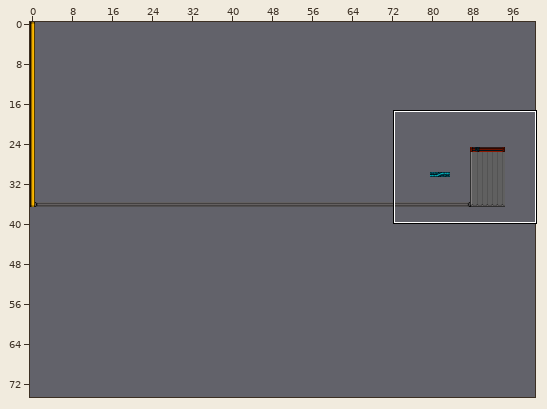
Tiled map: megamen/assets/leveldesign.tmx. Above: a wide view before the commit, with the close-up outlined.
Close-up. First the earlier version:
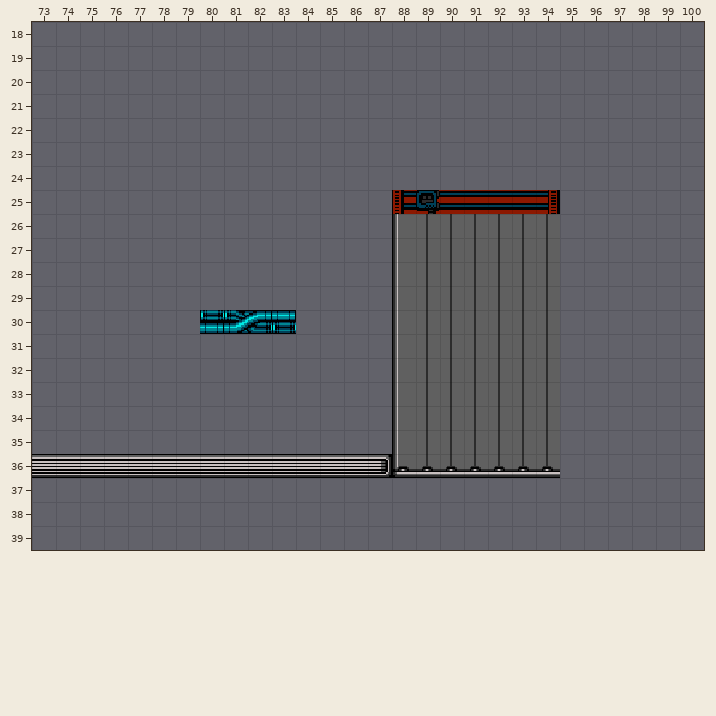
Cells are 16x16 px. Shown: x 73..100, y 18..39. The commit also changed other parts of the map, which this record leaves out. The old version is drawn lined up with the new one.
After:
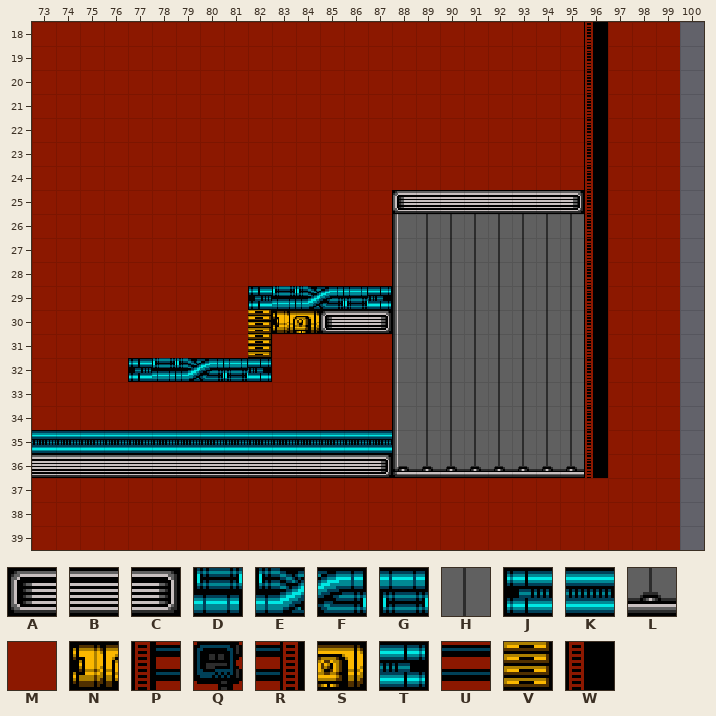
Key: from "tileset": A 5, B 6, C 7, D 8, E 9, F 10, G 11, H 15, J 23, K 24, L 29, M 35, N 38, P 48, Q 49, R 50, S 52, T 55, U 89, V 93, W 94.
_ is an empty cell.
Tiles of an added or newly shown layer are drawn over the layers below it.
The edit:
map size 200x200 -> 100x75 cells
Layer "bgLayer" (added):
Tile M now appears in rows 18 to 24 at x 73 to 95 and 97 to 99; in rows 25 to 28 at x 73 to 87 and 97 to 99; in rows 29 to 30 at x 73 to 81 and 97 to 99; in row 31 at x 73 to 81, 83 to 87 and 97 to 99; in row 32 at x 73 to 76, 83 to 87 and 97 to 99; in rows 33 to 34 at x 73 to 87 and 97 to 99.
Tile M now appears in rows 35 to 36 at x 97 to 99; in rows 37 to 39 at x 73 to 99.
Tile W now appears in rows 18 to 36 at x 96.
Layer "levelLayer":
The author changed tile P to tile A in row 25 at x 88.
Tile A now appears in row 30 at x 85.
The author changed tile Q to tile B in row 25 at x 89.
The author changed tile R to tile B in row 25 at x 94.
The author changed tile U to tile B in row 25 at x 90 to 93.
Tile B now appears in row 30 at x 86.
Tile C now appears in row 25 at x 95; in row 30 at x 87.
Tile D now appears in row 29 at x 83; in row 32 at x 78.
Tile E now appears in row 29 at x 84; in row 32 at x 79.
Tile F now appears in row 29 at x 85; in row 32 at x 80.
Tile G now appears in row 29 at x 86; in row 32 at x 81.
Tile H now appears in rows 26 to 35 at x 95.
Tile J now appears in row 29 at x 82; in row 32 at x 77.
Tile K now appears in row 35 at x 73 to 87.
Tile L now appears in row 36 at x 95.
The author changed tile G to tile N in row 30 at x 83.
Tile S now appears in row 30 at x 84.
Tile T now appears in row 29 at x 87; in row 32 at x 82.
The author changed tile F to tile V in row 30 at x 82.
Tile V now appears in row 31 at x 82.
The author cleared tile D in row 30 at x 80.
The author cleared tile E in row 30 at x 81.
Boxes around the changes in both close-ups, in picture pixels (x1, y1, x2, y2):
changed: (32, 22, 680, 550)
